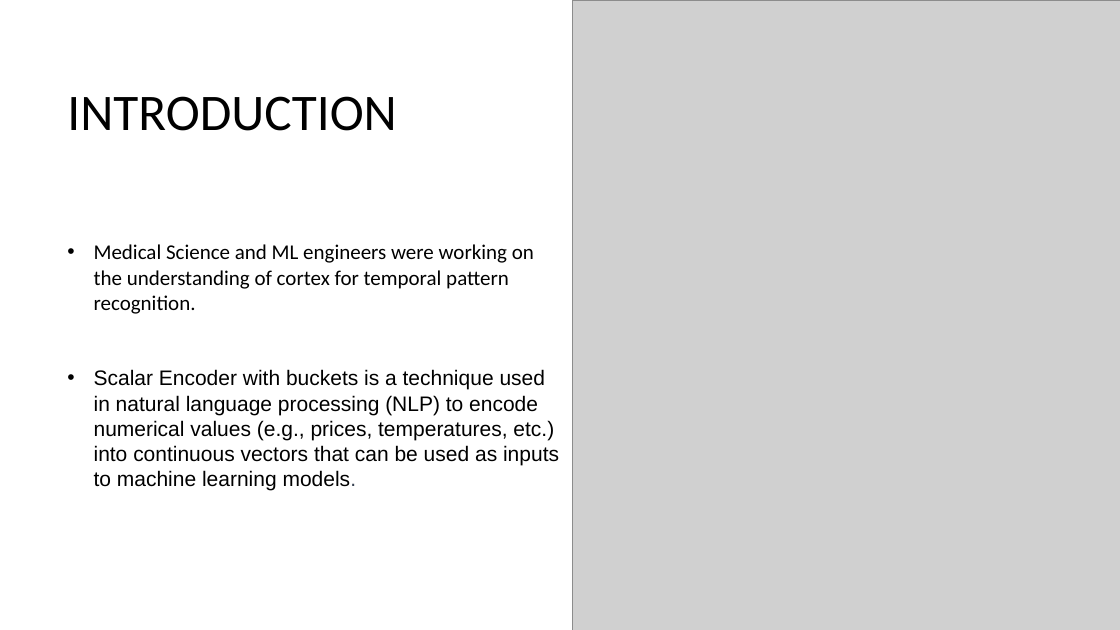
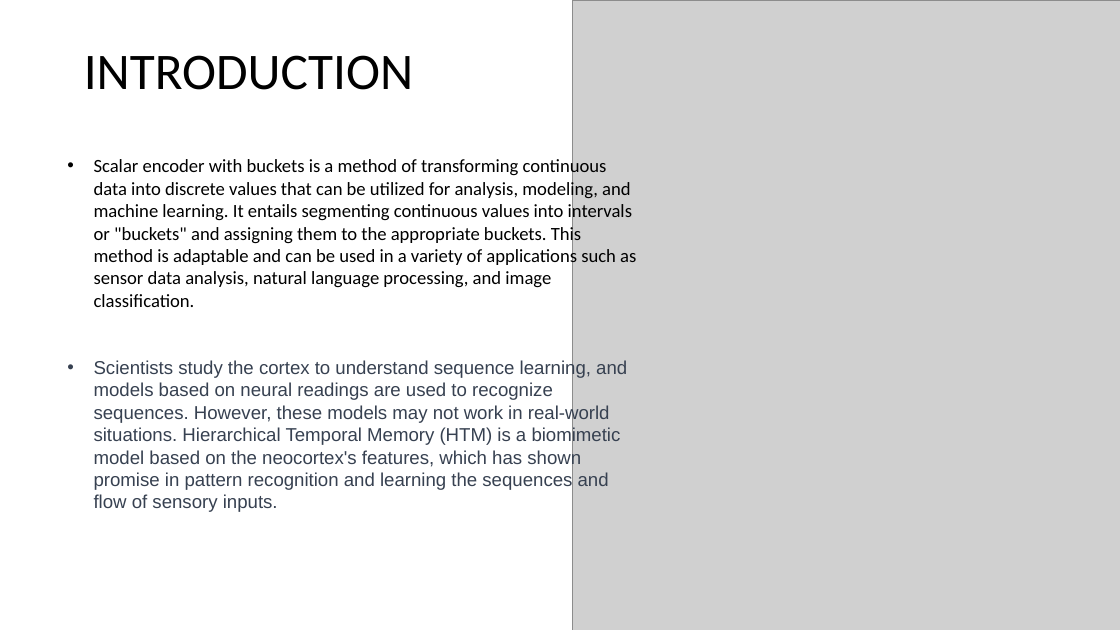
Before and after one commit to sahithkumar1999/neocortexapi, a slide deck: slide 4 of source/NeoCortexApi/Documents/Group Presentation[ScalarEncoder with Buckets].pptx. Drawn at 1120x630 pixels with LibreOffice and Linux fonts; fonts in the diff are those of the drawing; grey boxes stand for pictures. Boxes give left, top, right and bottom in pixels: in the first picture for what was removed or moved away, otherwise in the second. Text is boxed around its words. In the diff, an @@ line names an element or a change of style, - is before the commit and + after.

```diff
--- a/source/NeoCortexApi/Documents/Group Presentation[ScalarEncoder with Buckets].pptx
+++ b/source/NeoCortexApi/Documents/Group Presentation[ScalarEncoder with Buckets].pptx
@@ title "INTRODUCTION": place and size @@
-title "INTRODUCTION" at box(67, 96, 396, 131)
+title "INTRODUCTION" at box(84, 55, 413, 90)
@@ text at box(94, 157, 636, 512): text changed; size 18 to 16 pt; font Arial to Calibri @@
-• Medical Science and ML engineers were working on the understanding of cortex for temporal pattern recognition.
-• Scalar Encoder with buckets is a technique used in natural language processing (NLP) to encode numerical values (e.g., prices, temperatures, etc.) into continuous vectors that can be used as inputs to machine learning models.
+• Scalar encoder with buckets is a method of transforming continuous data into discrete values that can be utilized for analysis, modeling, and machine learning. It entails segmenting continuous values into intervals or "buckets" and assigning them to the appropriate buckets. This method is adaptable and can be used in a variety of applications such as sensor data analysis, natural language processing, and image classification.
+• Scientists study the cortex to understand sequence learning, and models based on neural readings are used to recognize sequences. However, these models may not work in real-world situations. Hierarchical Temporal Memory (HTM) is a biomimetic model based on the neocortex's features, which has shown promise in pattern recognition and learning the sequences and flow of sensory inputs.
```
Also in this commit, not shown: 2 other slides changed, 2 slides added, 1 other file.
